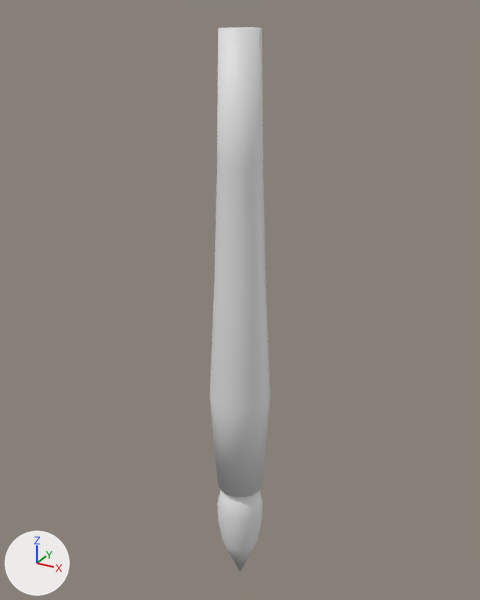
The OBJ model Game/Resources/Model/Hude/Hude.obj as it was, and as the next commit left it.
Both versions are drawn from a 50 mm camera at (0.615, -1.119, 1.03) aimed at (-0.02, 0.037, 0.452). Arrows for +X, +Y and +Z are at lower left; the lights stay in place. Where no turn or scale is listed for an object, it has been applied to the vertices.

The first picture shows '円柱', '円錐'.
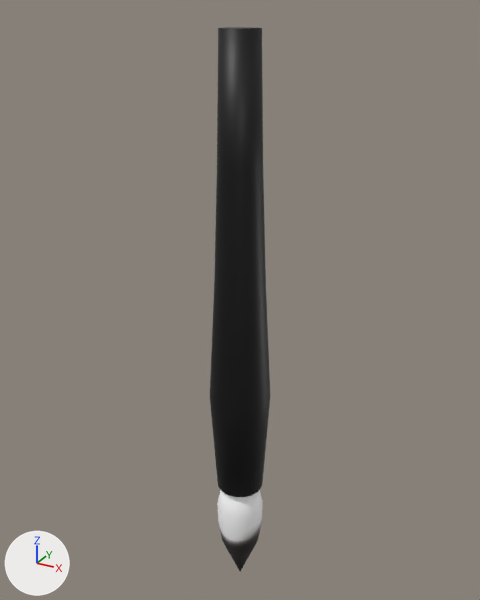
Commit message: Add HudeGraph

Diff of the bpy script that builds the scene:
```diff
--- a/Game/Resources/Model/Hude/Hude.obj.py
+++ b/Game/Resources/Model/Hude/Hude.obj.py
@@ img_hude_png @@
+img_hude_png = load_image('Hude.png', 'Hude.png', 1024, 1024, 'sRGB')
@@ mat_マテリアル_001 @@
+mat_マテリアル_001 = principled_material('マテリアル.001')
+mat_マテリアル_001.texture = img_hude_png
@@ mat_マテリアル @@
+mat_マテリアル = principled_material('マテリアル')
+mat_マテリアル.texture = img_hude_png
@@ me_円柱 @@
 me_円柱.from_pydata(...)  # 160 vertices, 316 faces; spans x -0.067..0.067, y -0.07..0.07, z -0.002..0.998
 # used by ob_円柱; location = (0.0, 0.0, 0.0)
+# me_円柱 part 1: texture (UV) coordinates of 316 of 316 faces, centred in x -0.062..0.062, y -0.064..0.064, z -0.002..0.998, changed; they spanned u 0.0..1.0, v 0.01..1.0 and now span u 0.06..0.66, v 0.06..0.94
+me_円柱.materials.append(mat_マテリアル)  # picture img_hude_png
@@ me_円錐 @@
 me_円錐.from_pydata(...)  # 129 vertices, 254 faces; spans x -0.055..0.055, y -0.055..0.055, z -0.286..0.018
+me_円錐.materials.append(mat_マテリアル_001)  # picture img_hude_png
```

Boxes [x1, y1, x2, y2] around the edits, measured in the pictures (480 x 600 px):
'円柱', recoloured, surface changed (grey to black): [210, 27, 270, 497] in both
'円錐', recoloured: [217, 490, 263, 571] in both
